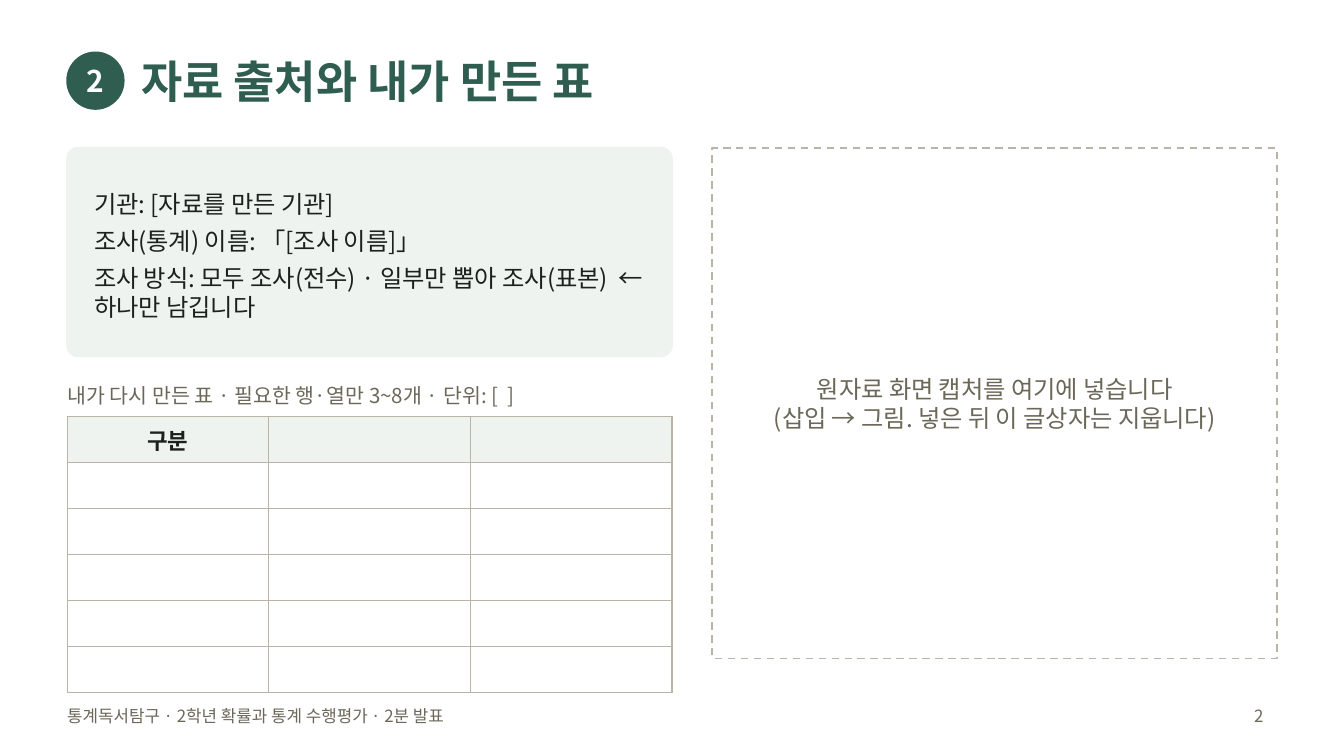
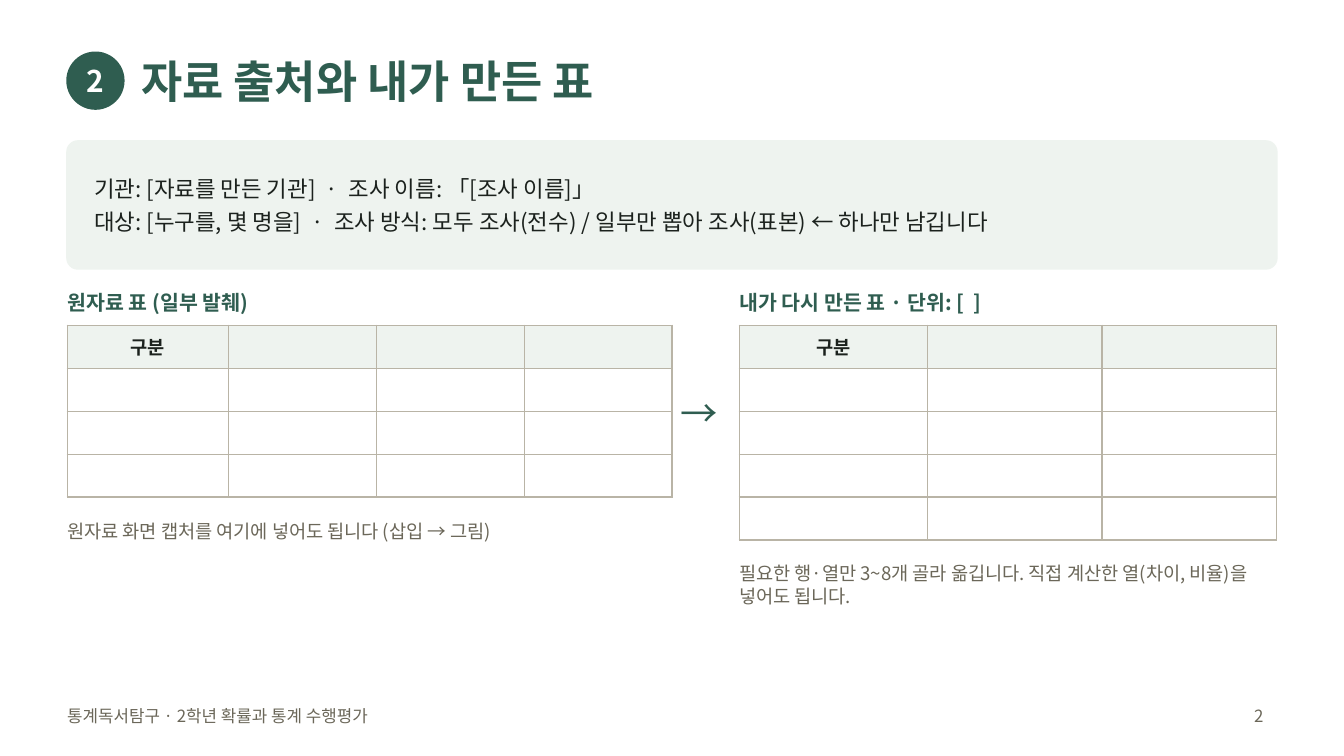
Before and after one commit to jaegeunsongsong/autobot, a slide deck: slide 2 of docs/2026-2학기-통계독서탐구-수행평가/발표틀.pptx. Drawn at 1344x756 pixels with LibreOffice and Linux fonts; fonts in the diff are those of the drawing. Boxes give left, top, right and bottom in pixels: in the first picture for what was removed or moved away, otherwise in the second. Text is boxed around its words. In the diff, an @@ line names an element or a change of style, - is before the commit and + after.

```diff
--- a/docs/2026-2학기-통계독서탐구-수행평가/발표틀.pptx
+++ b/docs/2026-2학기-통계독서탐구-수행평가/발표틀.pptx
@@ rounded rectangle: place and size @@
-rounded rectangle at (67,148,672,356)
+rounded rectangle at (67,141,1277,269)
@@ rounded rectangle at (67,141,1277,269): proportions changed @@
@@ rectangle removed at (712,148,1277,659) @@
@@ text at (94,178,987,235): text changed; size 13 to 12 pt @@
-기관: [자료를 만든 기관]
-조사(통계) 이름: 「[조사 이름]」
-조사 방식: 모두 조사(전수) · 일부만 뽑아 조사(표본) ← 하나만 남깁니다
+기관: [자료를 만든 기관] · 조사 이름: 「[조사 이름]」
+대상: [누구를, 몇 명을] · 조사 방식: 모두 조사(전수) / 일부만 뽑아 조사(표본) ← 하나만 남깁니다
@@ text at (67,292,249,314): text changed; text colour #6B6759 to #2F5D50; bold on @@
-내가 다시 만든 표 · 필요한 행·열만 3~8개 · 단위: [ ]
+원자료 표 (일부 발췌)
@@ text added at (739,292,952,312), 11 pt, text #2F5D50, bold @@
+내가 다시 만든 표 · 단위: [ ]
@@ table at (67,325,672,460) @@
-구분 |  | 
- |  | 
- |  | 
- |  | 
- |  | 
- |  | 
+구분 |  |  | 
+ |  |  | 
+ |  |  | 
+ |  |  | 
@@ table: place and size @@
-table at (67,417,672,551)
+table at (67,325,672,460)
@@ table added at (739,325,1277,460), 5 rows, 3 columns @@
+구분 |  | 
+ |  | 
+ |  | 
+ |  | 
+ |  | 
@@ text added at (672,390,726,457), 20 pt, text #2F5D50 @@
+→
@@ text at (67,522,490,542): text changed; size 13 to 10 pt @@
-원자료 화면 캡처를 여기에 넣습니다
-(삽입 → 그림. 넣은 뒤 이 글상자는 지웁니다)
+원자료 화면 캡처를 여기에 넣어도 됩니다 (삽입 → 그림)
@@ text added at (739,564,1248,605), 10 pt, text #6B6759 @@
+필요한 행·열만 3~8개 골라 옮깁니다. 직접 계산한 열(차이, 비율)을 넣어도 됩니다.
@@ text at (67,708,368,724): text changed @@
-통계독서탐구 · 2학년 확률과 통계 수행평가 · 2분 발표
+통계독서탐구 · 2학년 확률과 통계 수행평가
```
Also in this commit, not shown: 3 other slides changed, 8 other files.
